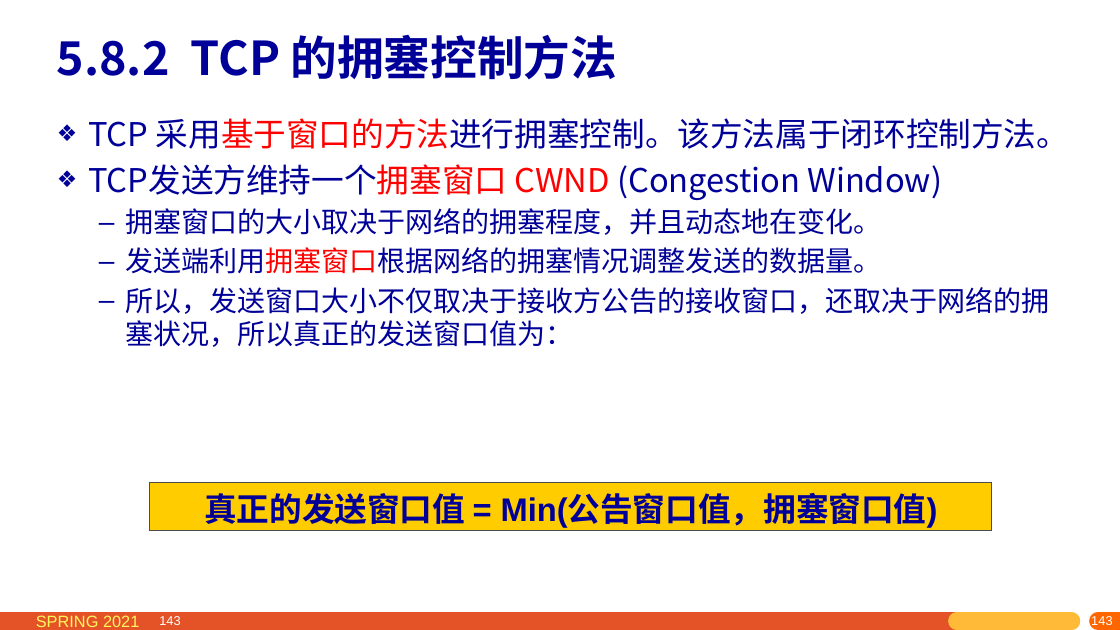
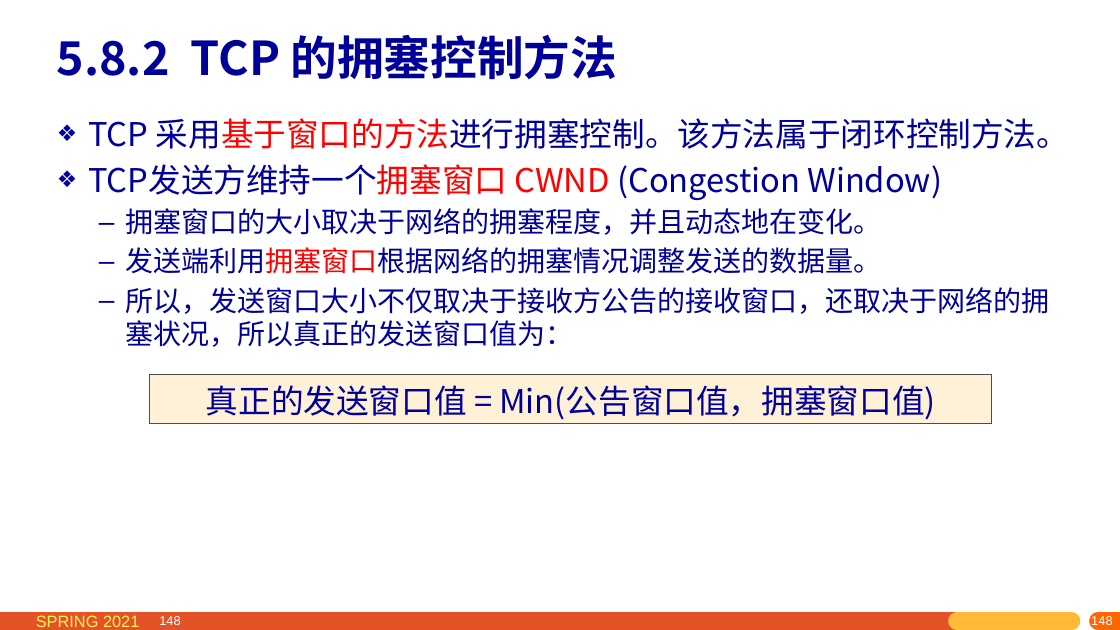
Before and after one commit to network-whu/2021, a slide deck: slide 148 of slides/instruction/05.pptx (slide 143 before the commit). Drawn at 1120x630 pixels with LibreOffice and Linux fonts; fonts in the diff are those of the drawing. Boxes give left, top, right and bottom in pixels: in the first picture for what was removed or moved away, otherwise in the second. Text is boxed around its words. In the diff, an @@ line names an element or a change of style, - is before the commit and + after.

```diff
--- a/slides/instruction/05.pptx
+++ b/slides/instruction/05.pptx
@@ rectangle "真正的发送窗口值 = Min(公告窗口值，拥塞窗口值)" moved from (x1=150, y1=483, x2=991, y2=531) to (x1=150, y1=374, x2=991, y2=423) @@
@@ rectangle "真正的发送窗口值 = Min(公告窗口值，拥塞窗口值)" at (x1=150, y1=374, x2=991, y2=423): font Arial to Noto Sans CJK SC, bold off; fill #FFCC00 to #FFF1D7 @@
@@ page number at (x1=159, y1=616, x2=180, y2=625): text changed @@
-143
+148
@@ page number at (x1=904, y1=615, x2=1120, y2=630): text changed @@
-143
+148
@@ page number at (x1=1090, y1=615, x2=1111, y2=628): text changed @@
-143
+148
@@ page number at (x1=1104, y1=616, x2=1120, y2=625): text changed @@
-143
+148
```
Also in this commit, not shown: 85 other slides changed, 10 slides added, 1 slide removed, 3 other files.
